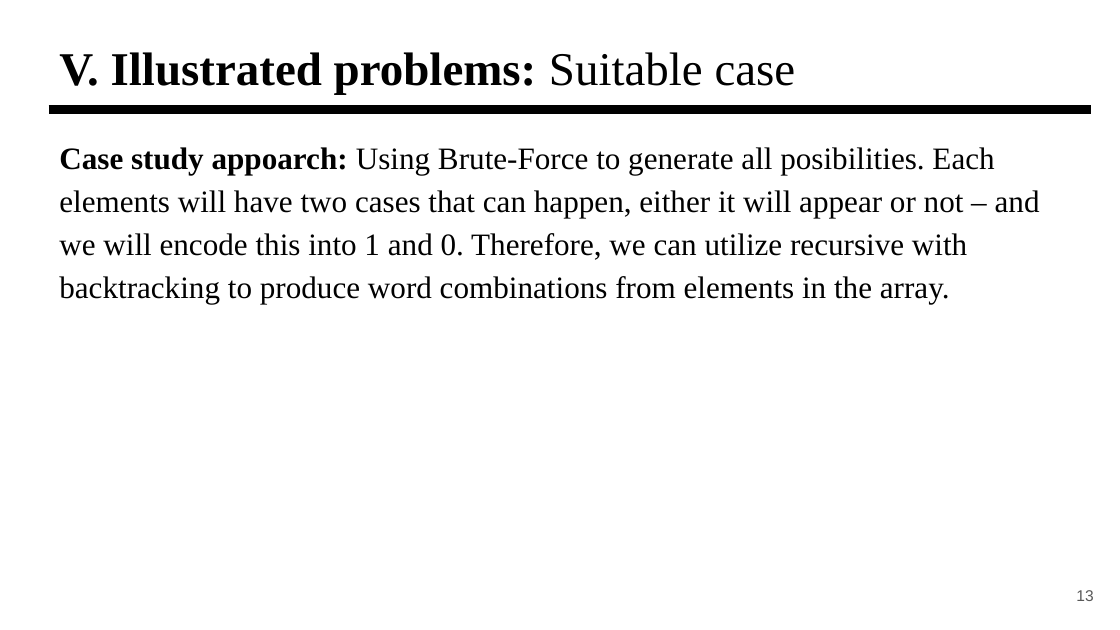
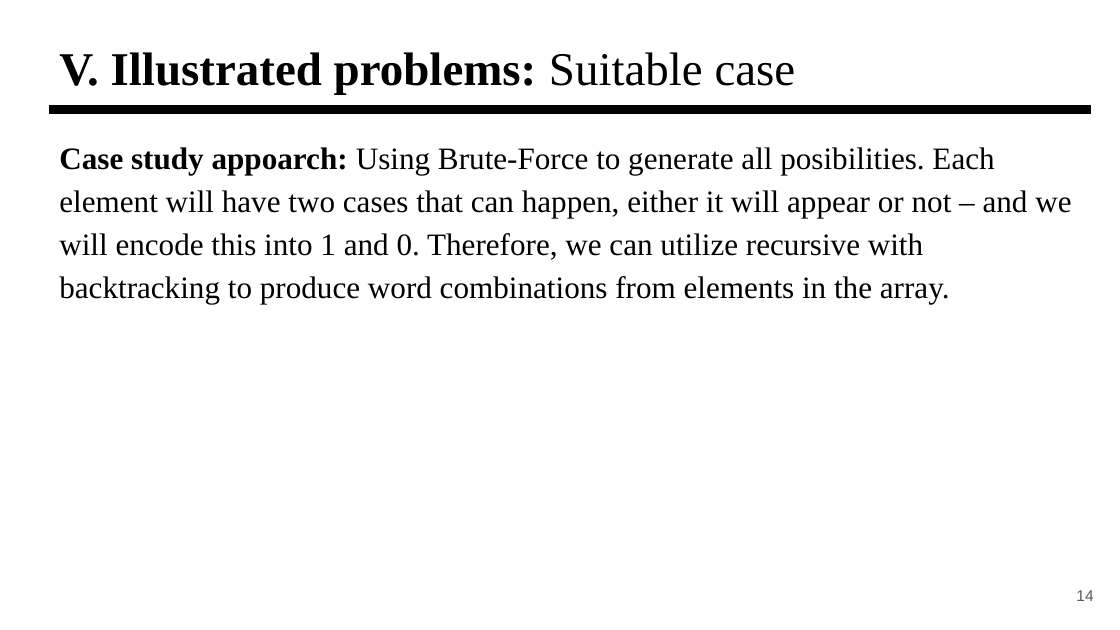
Before and after one commit to ThangDuong59/CS112.L23.KHCL, a slide deck: slide 14 of seminar/CS112-Brute-Force.pptx (slide 13 before the commit). Drawn at 1120x630 pixels with LibreOffice and Linux fonts; fonts in the diff are those of the drawing. Boxes give left, top, right and bottom in pixels: in the first picture for what was removed or moved away, otherwise in the second. Text is boxed around its words. In the diff, an @@ line names an element or a change of style, - is before the commit and + after.

Commit message:
update fixed slides

```diff
--- a/seminar/CS112-Brute-Force.pptx
+++ b/seminar/CS112-Brute-Force.pptx
@@ text at (59,147,1071,303): text changed @@
-Case study appoarch: Using Brute-Force to generate all posibilities. Each elements will have two cases that can happen, either it will appear or not – and we will encode this into 1 and 0. Therefore, we can utilize recursive with backtracking to produce word combinations from elements in the array.
+Case study appoarch: Using Brute-Force to generate all posibilities. Each element will have two cases that can happen, either it will appear or not – and we will encode this into 1 and 0. Therefore, we can utilize recursive with backtracking to produce word combinations from elements in the array.
@@ page number at (1076,590,1093,601): text changed @@
-13
+14
```
Also in this commit, not shown: 5 other slides changed, 1 slide added.
